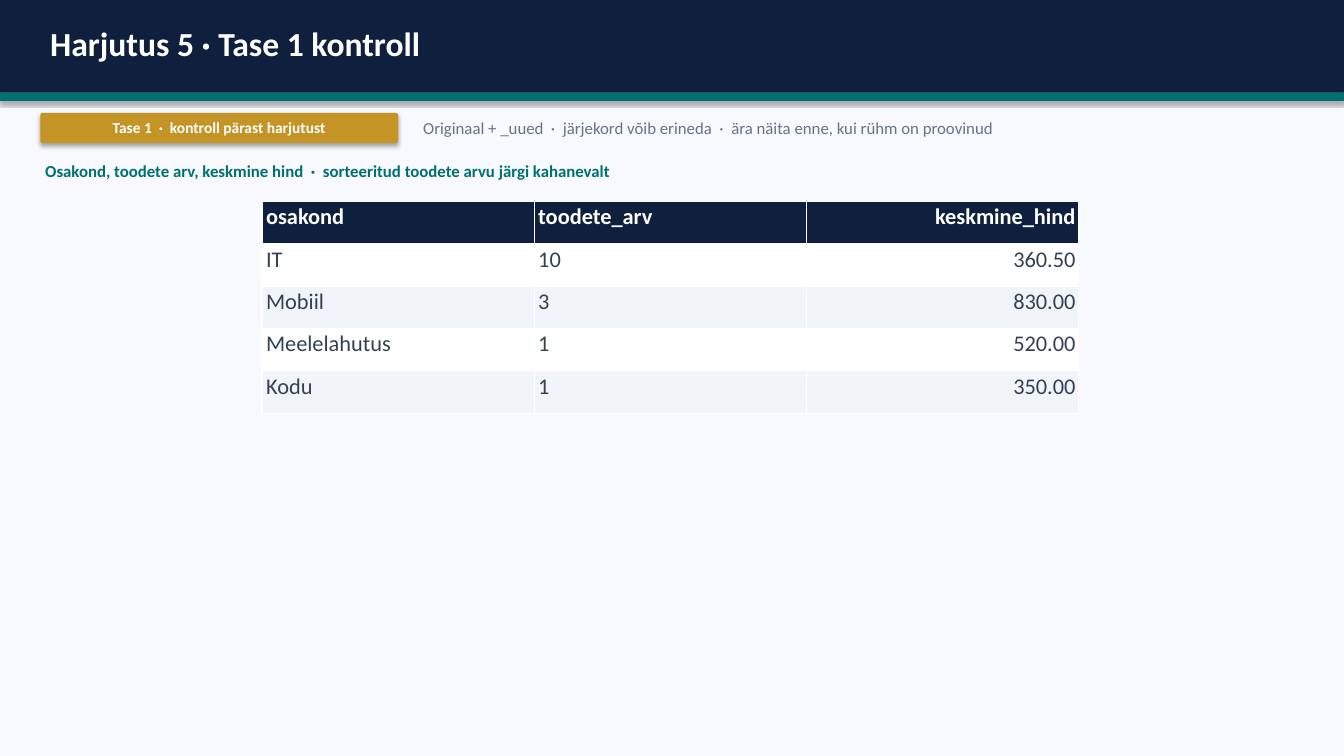
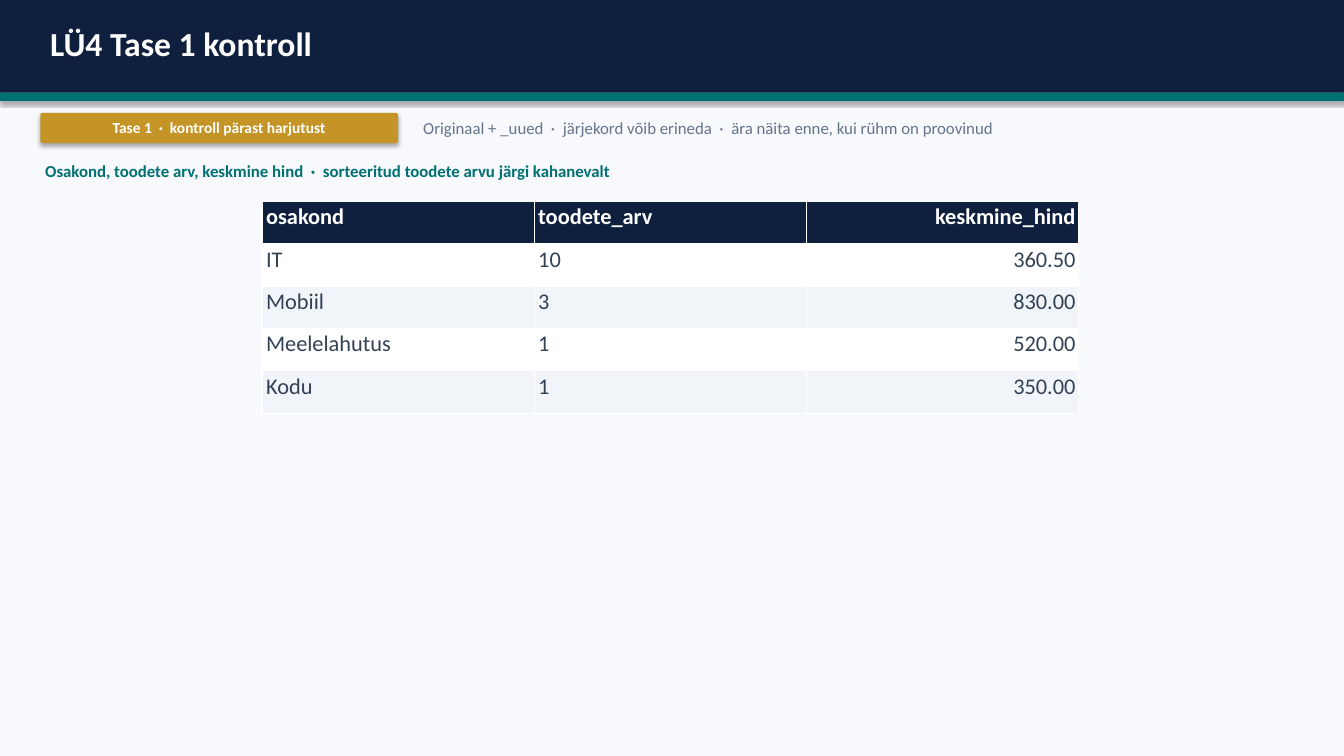
Before and after one commit to emilieabel/andmetarkus, a slide deck: slide 46 of Materjalid/Day8 SQL/8-paev-andmetarkus-esitlus.pptx (slide 42 before the commit). Drawn at 1344x756 pixels with LibreOffice and Linux fonts; fonts in the diff are those of the drawing. Boxes give left, top, right and bottom in pixels: in the first picture for what was removed or moved away, otherwise in the second. Text is boxed around its words. In the diff, an @@ line names an element or a change of style, - is before the commit and + after.

```diff
--- a/Materjalid/Day8 SQL/8-paev-andmetarkus-esitlus.pptx
+++ b/Materjalid/Day8 SQL/8-paev-andmetarkus-esitlus.pptx
@@ text at (50,29,312,57): text changed @@
-Harjutus 5 · Tase 1 kontroll
+LÜ4 Tase 1 kontroll
```
Also in this commit, not shown: 11 other slides changed, 5 slides added.
